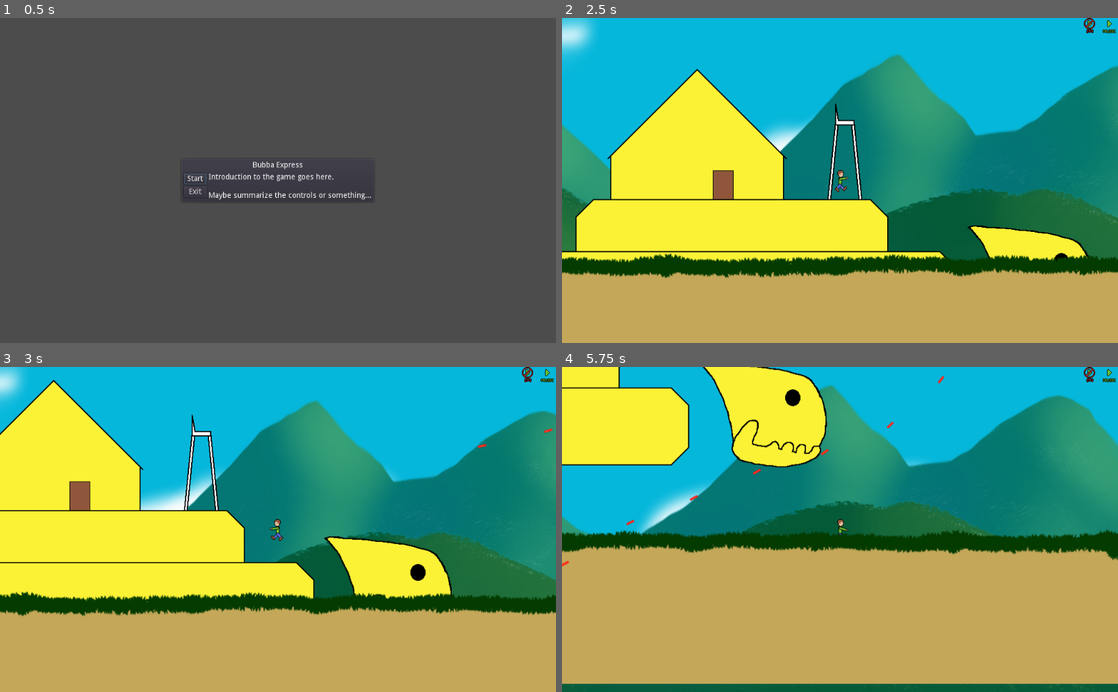
Above: before the commit, frames 1-4 (two rows, left to right).
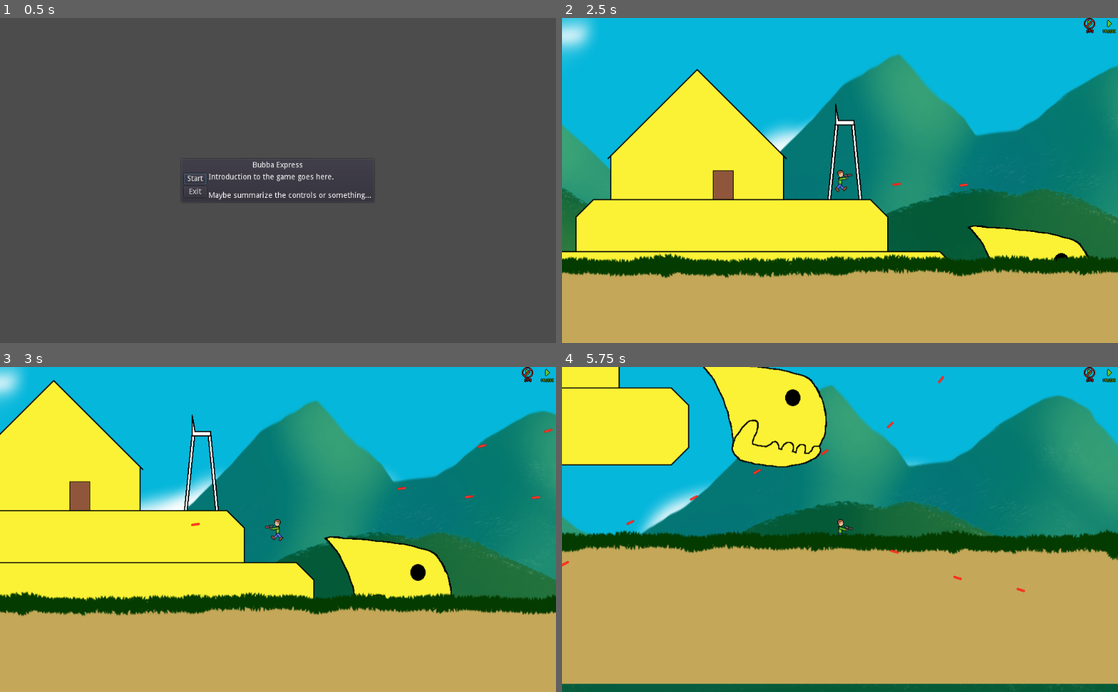
Above: after the commit, the same moments.

Repository: pizzasgood/BubbaExpress_LD46
Game: Godot game, scene res://TitleScreen.tscn
Two runs of this game, one before a commit and one after it. Both use one fixed random seed, a clock stepped at 60 frames per second and the inputs below.
Inputs (mouse positions are in pixels of both pictures, inside the frame that each line leads up to):
- Up to frame 1 (0.5 s): no input
- Up to frame 2 (2.5 s): click "Start" at 0.5 s; click (1090, 180) at 1.25 s; move the mouse to (962, 164) at 2.02 s; press the mouse at (962, 164) at 2.03 s; hold Right (ui_right) from 2.03 s (still down); tap Space (jump) at 2.27 s
- Up to frame 3 (3 s): keep holding Right (ui_right); move the mouse to (166, 545) at 2.77 s; release the mouse at (166, 545) at 2.78 s; click (166, 545) at 2.85 s
- Up to frame 4 (5.75 s): tap Space (jump) at 3.02, 4.52, 5.27 s; move the mouse to (895, 458) at 3.52 s; release Right (ui_right) at 3.53 s; press the mouse at (895, 458) at 3.53 s; hold Left (ui_left) 3.53-4.28 s; move the mouse to (812, 594) at 4.27 s; release the mouse at (812, 594) at 4.28 s; hold Right (ui_right) from 4.28 s (still down); click (812, 594) at 4.35 s; move the mouse to (1006, 578) at 5.02 s; press the mouse at (1006, 578) at 5.03 s

Frame 1 is identical in both runs. In frame 2, less than 0.1% of the frame differs, in the area x 50-74%, y 47-52%; in frame 3, less than 0.1%, in the area x 34-98%, y 36-50%; in frame 4, less than 0.1%.

Commit message:
Give player a gun

Diff:
--- a/LaserBolt.gd
+++ b/LaserBolt.gd
@@ -1,7 +1,6 @@
 extends Area2D
 
-var speed : float
-var direction : Vector2
+var velocity : Vector2
 var ignore : Node2D
 var damage : float = 20.0
 
@@ -9,10 +8,10 @@
 	pass
 
 func _physics_process(delta):
-	position += speed * delta * direction
+	position += delta * velocity
 
 
 func _on_LaserBolt_body_entered(body):
-	if "hp" in body:
+	if "hp" in body and body != ignore:
 		body.hp -= damage
 		queue_free()
--- /dev/null
+++ b/LaserPistol.gd
@@ -0,0 +1,46 @@
+extends Sprite
+
+export var damage : float = 20.0
+export var speed : float = 800
+var ready_to_fire := true
+
+onready var projectile = preload("res://LaserBolt.tscn")
+onready var emission_point = find_node("EmissionPoint")
+onready var emission_point_base_pos = emission_point.position
+
+func _ready():
+	pass
+
+func _process(delta):
+	if flip_h:
+		emission_point.position.x = -emission_point_base_pos.x
+	else:
+		emission_point.position.x = emission_point_base_pos.x
+	if flip_v:
+		emission_point.position.y = -emission_point_base_pos.y
+	else:
+		emission_point.position.y = emission_point_base_pos.y
+
+func fire():
+	if ready_to_fire:
+		var p = projectile.instance()
+		p.ignore = find_owner()
+		p.global_transform = emission_point.global_transform
+		var direction = Vector2.RIGHT.rotated(emission_point.global_rotation)
+		p.velocity = speed * direction
+		p.damage = damage
+		get_tree().get_current_scene().find_node("Level").add_child(p)
+		ready_to_fire = false
+		$CooldownTimer.start()
+		$ShootSound.play()
+
+func find_owner(node = get_parent()):
+	if "hp" in node:
+		return node
+	elif node.get_parent() != null:
+		return find_owner(node.get_parent())
+	else:
+		return null
+
+func _on_CooldownTimer_timeout():
+	ready_to_fire = true
--- a/Player.gd
+++ b/Player.gd
@@ -13,6 +13,7 @@
 
 onready var sprite = find_node("BodySprite")
 onready var arm_sprite = find_node("ArmSprite")
+onready var weapon_sprite = find_node("WeaponSprite")
 
 func _ready():
 	pass
@@ -72,9 +73,14 @@
 	var mouse_pos = get_viewport().canvas_transform.inverse() * get_viewport().get_mouse_position()
 	sprite.flip_h = mouse_pos.x < global_position.x
 	arm_sprite.flip_v = mouse_pos.x < global_position.x
+	weapon_sprite.flip_v = mouse_pos.x < global_position.x
 
 	# point the gun
 	arm_sprite.look_at(mouse_pos)
+
+	# shoot at stuff
+	if Input.is_action_pressed("fire"):
+		weapon_sprite.fire()
 
 func _on_DamageFlash_timeout():
 	sprite.modulate = Color(1, 1, 1, 1)
--- a/Player.tscn
+++ b/Player.tscn
@@ -1,9 +1,12 @@
-[gd_scene load_steps=11 format=2]
+[gd_scene load_steps=14 format=2]
 
 [ext_resource path="res://tex/Dude.png" type="Texture" id=1]
 [ext_resource path="res://Player.gd" type="Script" id=2]
 [ext_resource path="res://sfx/ow.wav" type="AudioStream" id=3]
 [ext_resource path="res://tex/DudeArm.png" type="Texture" id=4]
+[ext_resource path="res://tex/LaserPistol.png" type="Texture" id=5]
+[ext_resource path="res://LaserPistol.gd" type="Script" id=6]
+[ext_resource path="res://sfx/laser.wav" type="AudioStream" id=7]
 
 [sub_resource type="AtlasTexture" id=2]
 flags = 4
@@ -51,6 +54,28 @@
 [node name="ArmSprite" type="Sprite" parent="BodySprite"]
 position = Vector2( 0, -3.179 )
 texture = ExtResource( 4 )
+__meta__ = {
+"_edit_lock_": true
+}
+
+[node name="WeaponSprite" type="Sprite" parent="BodySprite/ArmSprite"]
+position = Vector2( 13, 0 )
+texture = ExtResource( 5 )
+script = ExtResource( 6 )
+__meta__ = {
+"_edit_lock_": true
+}
+
+[node name="CooldownTimer" type="Timer" parent="BodySprite/ArmSprite/WeaponSprite"]
+wait_time = 0.25
+one_shot = true
+
+[node name="ShootSound" type="AudioStreamPlayer2D" parent="BodySprite/ArmSprite/WeaponSprite"]
+stream = ExtResource( 7 )
+bus = "SFX"
+
+[node name="EmissionPoint" type="Node2D" parent="BodySprite/ArmSprite/WeaponSprite"]
+position = Vector2( 6.48297, -4.49214 )
 
 [node name="CollisionShape2D" type="CollisionShape2D" parent="."]
 position = Vector2( -0.149902, 1.94858 )
@@ -69,4 +94,5 @@
 [node name="OwSound" type="AudioStreamPlayer2D" parent="."]
 stream = ExtResource( 3 )
 bus = "SFX"
+[connection signal="timeout" from="BodySprite/ArmSprite/WeaponSprite/CooldownTimer" to="BodySprite/ArmSprite/WeaponSprite" method="_on_CooldownTimer_timeout"]
 [connection signal="timeout" from="DamageFlash" to="." method="_on_DamageFlash_timeout"]
--- a/RotatingGun.gd
+++ b/RotatingGun.gd
@@ -23,7 +23,7 @@
 		acquire_target()
 
 	if target != null:
-		look_at(target.position)
+		look_at(target.global_position)
 
 	if target_in_range and ready_to_fire:
 		fire()
@@ -34,7 +34,7 @@
 	var best_distance = max_range_squared * 2
 	var potentials = get_tree().get_nodes_in_group("friends")
 	for i in potentials:
-		var d = position.distance_squared_to(i.position)
+		var d = global_position.distance_squared_to(i.global_position)
 		if d < best_distance:
 			target = i
 			best_distance = d
@@ -42,15 +42,16 @@
 		target_in_range = true
 
 func fire():
-	var p = projectile.instance()
-	p.transform = transform
-	p.direction = (target.position - position).normalized()
-	p.speed = speed
-	p.damage = damage
-	get_tree().get_current_scene().find_node("Level").add_child(p)
-	ready_to_fire = false
-	$CooldownTimer.start()
-	$ShootSound.play()
+	if ready_to_fire:
+		var p = projectile.instance()
+		p.global_transform = global_transform
+		var direction = Vector2.RIGHT.rotated(global_rotation)
+		p.velocity = speed * direction
+		p.damage = damage
+		get_tree().get_current_scene().find_node("Level").add_child(p)
+		ready_to_fire = false
+		$CooldownTimer.start()
+		$ShootSound.play()
 
 func _on_CooldownTimer_timeout():
 	ready_to_fire = true
Binary file added: tex/LaserPistol.png
Not shown, added: tex/LaserPistol.png.import
